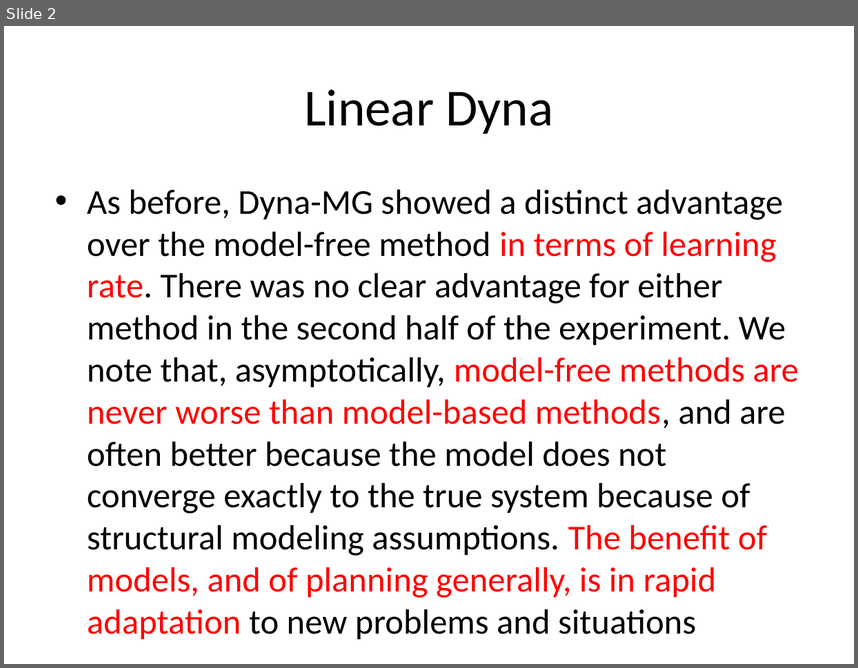
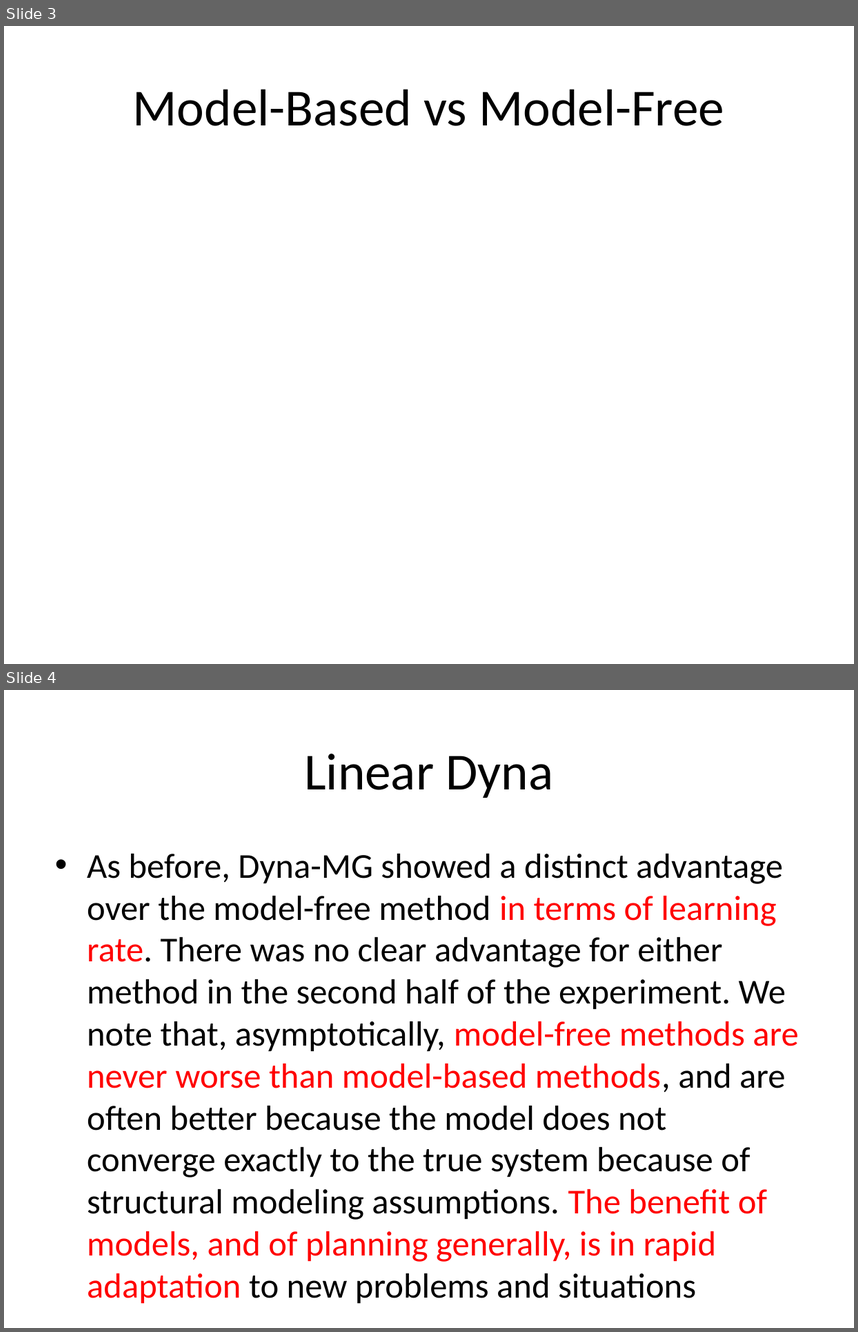
Before and after one commit to lono175/Thesis, a slide deck: OptimalPlanning.pptx. Shown one above the other, each under a label of ours: slide 2 before the commit, slides 3 and 4 after it. The pictures are 858x668 and 858x1332 pixels, drawn with LibreOffice and Linux fonts; fonts in the diff are those of the drawing. Boxes give left, top, right and bottom in pixels: in the first picture for what was removed or moved away, otherwise in the second. Text is boxed around its words. In the diff, an @@ line names an element or a change of style, - is before the commit and + after.

```diff
--- a/OptimalPlanning.pptx
+++ b/OptimalPlanning.pptx
@@ slide 3 added at box(4, 26, 854, 664), background #FFFFFF @@
@@ title added at box(132, 89, 724, 126), 44 pt, text #000000 @@
+Model-Based vs Model-Free
@@ what was slide 2 is now slide 4 @@
```
Also in this commit, not shown: 13 other slides added, 1 slide removed.
